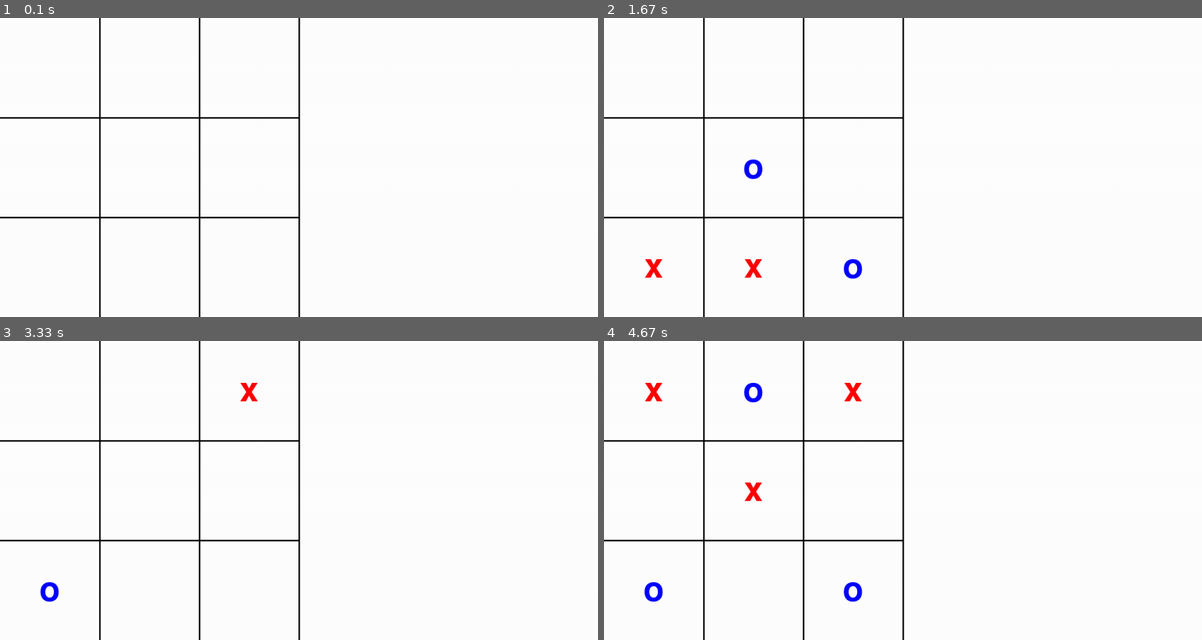
Above: before the commit, frames 1-4 (two rows, left to right).
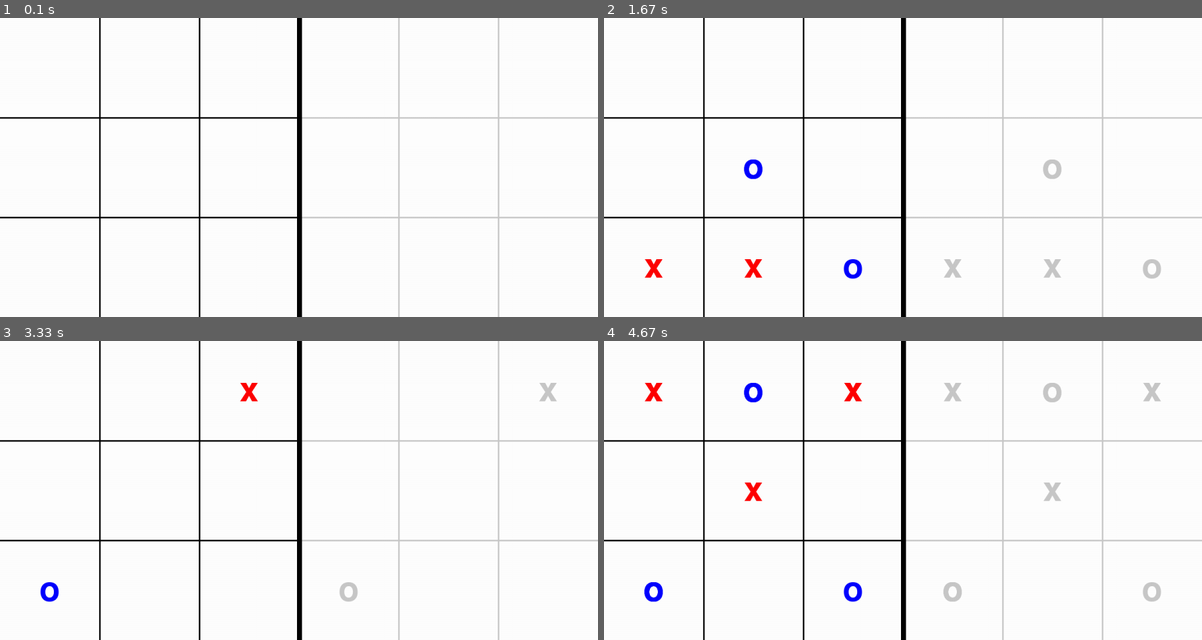
Above: after the commit, the same moments.

Repository: HamadTria/MCTS
Game: pygame game, started from tictactoe pygame.py
Same seed, same stepped clock (60 frames per second), same inputs: the game is played once before the commit and once after it.
Inputs (mouse positions are in pixels of both pictures, inside the frame that each line leads up to):
- Up to frame 1 (0.1 s): no input
- Up to frame 2 (1.67 s): click (903, 167) at 0.38 s; click (717, 236) at 1.3 s; move the mouse to (747, 56) at 1.57 s
- Up to frame 3 (3.33 s): click (143, 379) at 1.77 s; click (299, 502) at 2.63 s, where only the run after the commit has a clickable "Play Again"; move the mouse to (215, 427) at 2.93 s; click (215, 427) at 3.22 s
- Up to frame 4 (4.67 s): move the mouse to (675, 424) at 3.63 s; click (675, 424) at 3.88 s; move the mouse to (705, 520) at 4.27 s; click (705, 520) at 4.52 s

The runs differ from the first frame. In frame 1, 2.1% of the frame differs, in the area x 49-100%, y 0-100%; in frame 2, 2.6%; in frame 3, 2.3%; in frame 4, 2.9%, in the area x 6-100%, y 0-100%.

Commit message:
added grey grid to the side

Diff:
--- a/tictactoe pygame.py
+++ b/tictactoe pygame.py
@@ -9,9 +9,11 @@
 SCREEN_HEIGHT = 600
 OFFSET = 600
 LINE_COLOR = (0, 0, 0)
+CHILD_SEPLINE_COLOR = (200, 200, 200)
 BG_COLOR = (255, 255, 255)
 PLAYER_HUMAN_COLOR = (255, 0, 0)
 PLAYER_AI_COLOR = (0, 0, 255)
+CHILD_PLAYER_COLOR = (200, 200, 200)
 FONT_COLOR = (0, 0, 0)
 FONT_SIZE = 100
 BUTTON_COLOR = (100, 100, 100)
@@ -72,10 +74,15 @@
     def game_loop(self):
         pygame.init()
         screen = pygame.display.set_mode((SCREEN_WIDTH + OFFSET, SCREEN_HEIGHT))
+        screen.fill(BG_COLOR)
         pygame.display.set_caption("Tic Tac Toe")
         font = pygame.font.SysFont(None, FONT_SIZE)
         button_font = pygame.font.SysFont(None, BUTTON_FONT_SIZE)
         clock = pygame.time.Clock()
+
+        self.draw_board(screen, font)
+        pygame.display.flip()
+        clock.tick(30)
 
         mcts = MCTS()
         while True:
@@ -97,7 +104,6 @@
 
                     self = self.make_move(move)
 
-                    screen.fill(BG_COLOR)
                     self.draw_board(screen, font)
                     pygame.display.flip()
                     clock.tick(30)
@@ -112,19 +118,15 @@
                         self.end_game_screen(screen, font, button_font, "Game is drawn!")
                         return
 
+                    best_move, children = mcts.search(self, MAX_ITER)
+                    list_children =  list((children.values()))
+
+                    pygame.display.flip()
+                    clock.tick(30)
+
                     try:
-                        best_move, children = mcts.search(self, MAX_ITER)
-                        list_children =  list((children.values()))
-
-                        best_move_score = best_move.score
-                        first_child_score = list_children[0].score
-                        best_move_visits = best_move.visits
-                        first_child_visits = list_children[0].visits
-
                         self = best_move.board
-
-                        screen.fill(BG_COLOR)
-                        self.draw_board(screen, font)
+                        self.draw_board(screen, font, list_children)
                         pygame.display.flip()
                         clock.tick(30)
 
@@ -140,16 +142,16 @@
                     except:
                         pass
 
-            screen.fill(BG_COLOR)
-            self.draw_board(screen, font)
-            pygame.display.flip()
-            clock.tick(30)
-
-    def draw_board(self, screen, font):
+    def draw_board(self, screen, font, children=None):
         for i in range(1, 3):
+            # main board
             pygame.draw.line(screen, LINE_COLOR, (0, i * SCREEN_HEIGHT // 3), (SCREEN_WIDTH, i * SCREEN_HEIGHT // 3), 3)
             pygame.draw.line(screen, LINE_COLOR, (i * SCREEN_WIDTH // 3, 0), (i * SCREEN_WIDTH // 3, SCREEN_HEIGHT), 3)
-        pygame.draw.line(screen, LINE_COLOR, (3 * SCREEN_WIDTH // 3, 0), (3 * SCREEN_WIDTH // 3, SCREEN_HEIGHT), 3)
+            # side board
+            pygame.draw.line(screen, CHILD_SEPLINE_COLOR, (SCREEN_WIDTH, i * SCREEN_HEIGHT // 3), (SCREEN_WIDTH + OFFSET, i * SCREEN_HEIGHT // 3), 3)
+            pygame.draw.line(screen, CHILD_SEPLINE_COLOR, ((i * SCREEN_WIDTH // 3) + OFFSET, 0), ((i * SCREEN_WIDTH // 3) + OFFSET, SCREEN_HEIGHT), 3)
+
+        pygame.draw.line(screen, LINE_COLOR, (3 * SCREEN_WIDTH // 3, 0), (3 * SCREEN_WIDTH // 3, SCREEN_HEIGHT), 10)
 
         for pos, symbol in self.position.items():
             col = pos % 3
@@ -157,15 +159,22 @@
             x = col * (SCREEN_WIDTH // 3) + (SCREEN_WIDTH // 3) // 2
             y = row * (SCREEN_HEIGHT // 3) + (SCREEN_HEIGHT // 3) // 2
 
+            x_child = col * (SCREEN_WIDTH // 3) + (SCREEN_WIDTH // 3) // 2 + OFFSET
+            y_child = row * (SCREEN_HEIGHT // 3) + (SCREEN_HEIGHT // 3) // 2
+
             if symbol == 'HUMAN':
                 text = font.render('x', True, PLAYER_HUMAN_COLOR)
+                text_child = font.render('x', True, CHILD_PLAYER_COLOR)
             elif symbol == 'AI':
                 text = font.render('o', True, PLAYER_AI_COLOR)
+                text_child = font.render('o', True, CHILD_PLAYER_COLOR)
+
             else:
                 continue
-
             text_rect = text.get_rect(center=(x, y))
+            text_child_rect = text_child.get_rect(center=(x_child, y_child))
             screen.blit(text, text_rect)
+            screen.blit(text_child, text_child_rect)
 
     def end_game_screen(self, screen, font, button_font, message):
         screen.fill(BG_COLOR)
